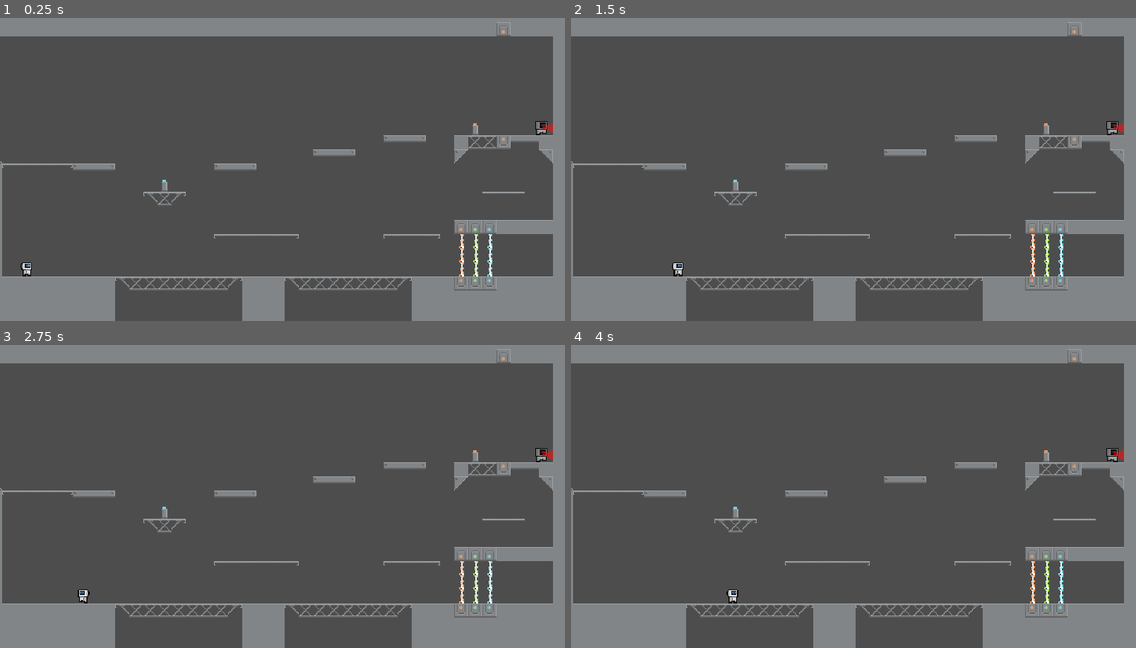
Above: before the commit, frames 1-4 (two rows, left to right).
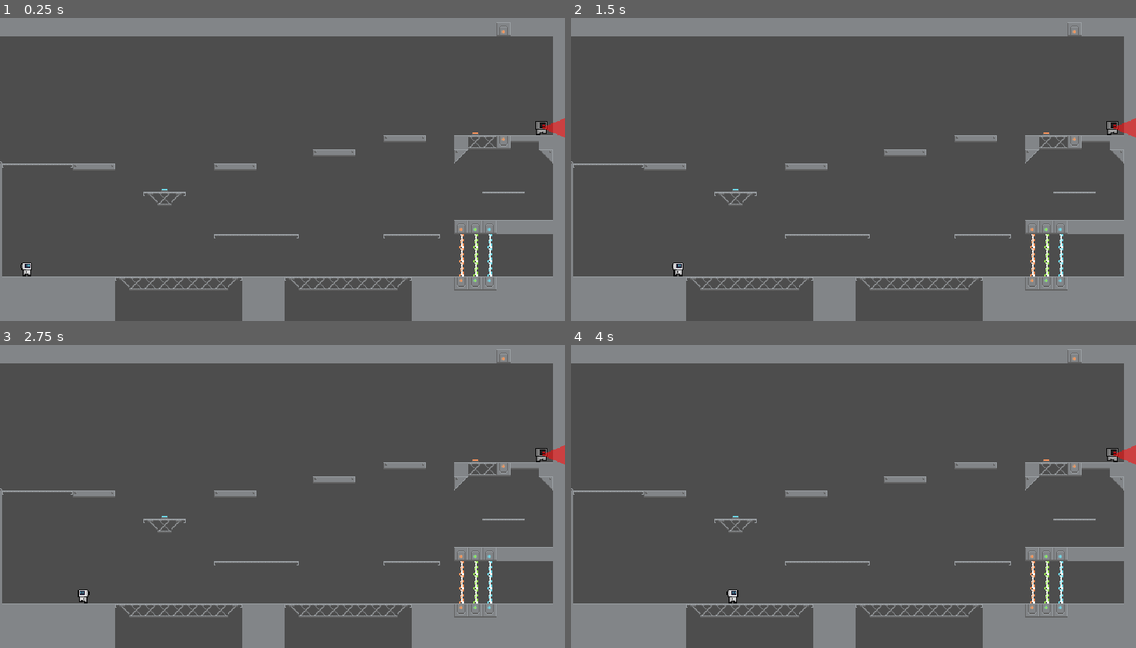
Above: after the commit, the same moments.

Repository: SawolTesf/ByteBound
Game: Godot game, scene res://Scenes/Levels/level_03.tscn
The game is run twice, just before and just after one commit, with the same random seed, the same clock (stepped at 60 frames per second) and the same inputs. This scene is started directly instead of the project's main scene.
Inputs (mouse positions are in pixels of both pictures, inside the frame that each line leads up to):
- Up to frame 1 (0.25 s): no input
- Up to frame 2 (1.5 s): tap Enter (ui_accept) at 0.5, 0.77 s; move the mouse to (977, 145) at 0.52 s; hold Right (ui_right) from 0.53 s (still down); move the mouse to (740, 178) at 1.27 s
- Up to frame 3 (2.75 s): tap Enter (ui_accept) at 1.52 s; move the mouse to (339, 417) at 2.02 s; release Right (ui_right) at 2.03 s; hold Left (ui_left) from 2.03 s (still down)
- Up to frame 4 (4 s): move the mouse to (825, 554) at 2.77 s; release Left (ui_left) at 2.78 s; hold Right (ui_right) from 2.78 s (still down); tap Enter (ui_accept) at 3.02, 3.77 s; move the mouse to (1023, 535) at 3.52 s

The runs differ from the first frame. In frame 1, 0.2% of the frame differs, in the area x 28-100%, y 33-57%; in frame 2, 0.2%; in frame 3, 0.2%; in frame 4, 0.2%.

Commit message:
Added signal to pressure plate

Diff:
--- a/game/Actors/Player/player.gd
+++ b/game/Actors/Player/player.gd
@@ -10,6 +10,7 @@
 @export var player_move: MoveStats
 
 var push_force: float = 50
+
 
 
 # Track when the player should die then process it in _process
--- /dev/null
+++ b/game/Objects/InteractableTile/BluePlate_Unpressed.tscn
@@ -0,0 +1,34 @@
+[gd_scene load_steps=6 format=3 uid="uid://vlr27ltyol87"]
+
+[ext_resource type="Script" path="res://Objects/InteractableTile/Interactable.gd" id="1_do1t1"]
+[ext_resource type="Texture2D" uid="uid://bpg3bvy83vtsr" path="res://Assets/Terrain/Tiles/Buttons.png" id="2_3s2r7"]
+
+[sub_resource type="RectangleShape2D" id="RectangleShape2D_mhipb"]
+size = Vector2(8, 2)
+
+[sub_resource type="AtlasTexture" id="AtlasTexture_mquvb"]
+atlas = ExtResource("2_3s2r7")
+region = Rect2(96, 0, 16, 16)
+
+[sub_resource type="SpriteFrames" id="SpriteFrames_ivp5c"]
+animations = [{
+"frames": [{
+"duration": 1.0,
+"texture": SubResource("AtlasTexture_mquvb")
+}],
+"loop": true,
+"name": &"default",
+"speed": 5.0
+}]
+
+[node name="BluePlateUnpressed" type="Area2D"]
+script = ExtResource("1_do1t1")
+
+[node name="CollisionShape2D" type="CollisionShape2D" parent="."]
+position = Vector2(0, 6)
+shape = SubResource("RectangleShape2D_mhipb")
+
+[node name="Sprite2D" type="AnimatedSprite2D" parent="."]
+sprite_frames = SubResource("SpriteFrames_ivp5c")
+
+[connection signal="body_entered" from="." to="." method="_on_body_entered"]
--- /dev/null
+++ b/game/Objects/InteractableTile/Interactable.gd
@@ -0,0 +1,8 @@
+class_name Interactable extends Area2D
+
+signal plate_pressed
+
+func _on_body_entered(body: Node2D) -> void:
+	if body.is_in_group("Player"):
+		plate_pressed.emit()
+		print("Pressure plate pressed")
--- a/game/Scenes/Levels/level_03.tscn
+++ b/game/Scenes/Levels/level_03.tscn
@@ -1,10 +1,11 @@
-[gd_scene load_steps=10 format=4 uid="uid://b7ln43q63g0qr"]
+[gd_scene load_steps=12 format=4 uid="uid://b7ln43q63g0qr"]
 
 [ext_resource type="Texture2D" uid="uid://dutgyst0qpw0c" path="res://Assets/Terrain/Tiles/ShipTiles.png" id="1_6lny8"]
 [ext_resource type="Texture2D" uid="uid://bpg3bvy83vtsr" path="res://Assets/Terrain/Tiles/Buttons.png" id="2_f3diu"]
 [ext_resource type="PackedScene" uid="uid://5rdkceb8frqw" path="res://Actors/Player/Player.tscn" id="2_fs2j8"]
 [ext_resource type="PackedScene" uid="uid://bbnivbfgvtu3c" path="res://Actors/Enemy/Enemy.tscn" id="3_0t8m1"]
 [ext_resource type="Texture2D" uid="uid://mj4583kt7c2b" path="res://Assets/Terrain/Tiles/BarrierTiles.png" id="3_titwa"]
+[ext_resource type="PackedScene" uid="uid://vlr27ltyol87" path="res://Objects/InteractableTile/BluePlate_Unpressed.tscn" id="6_xndom"]
 
 [sub_resource type="TileSetAtlasSource" id="TileSetAtlasSource_rbrjd"]
 texture = ExtResource("1_6lny8")
@@ -163,16 +164,20 @@
 [sub_resource type="TileSetAtlasSource" id="TileSetAtlasSource_2tujk"]
 texture = ExtResource("2_f3diu")
 0:0/0 = 0
+0:0/0/physics_layer_0/polygon_0/points = PackedVector2Array(-4, -5, 4, -5, 4, 8, -4, 8)
 1:0/0 = 0
 2:0/0 = 0
+2:0/0/physics_layer_0/polygon_0/points = PackedVector2Array(-3, 5, 3, 5, 4, 8, -4, 8)
 3:0/0 = 0
 4:0/0 = 0
 5:0/0 = 0
 6:0/0 = 0
+6:0/0/physics_layer_0/polygon_0/points = PackedVector2Array(-3, 5, 3, 5, 4, 8, -4, 8)
 7:0/0 = 0
 8:0/0 = 0
 9:0/0 = 0
 10:0/0 = 0
+10:0/0/physics_layer_0/polygon_0/points = PackedVector2Array(-3, 5, 3, 5, 4, 8, -4, 8)
 11:0/0 = 0
 12:0/0 = 0
 
@@ -183,41 +188,72 @@
 0:0/animation_frame_1/duration = 0.2
 0:0/animation_frame_2/duration = 0.2
 0:0/0 = 0
-0:0/0/physics_layer_0/polygon_0/points = PackedVector2Array(-8, -8, 8, -8, 8, 8, -8, 8)
+0:0/0/physics_layer_0/polygon_0/points = PackedVector2Array(-2, -8, 4, -8, 4, 8, -2, 8)
 3:0/animation_columns = 3
 3:0/animation_frame_0/duration = 0.2
 3:0/animation_frame_1/duration = 0.2
 3:0/animation_frame_2/duration = 0.2
 3:0/0 = 0
-3:0/0/physics_layer_0/polygon_0/points = PackedVector2Array(-8, -8, 8, -8, 8, 8, -8, 8)
+3:0/0/physics_layer_0/polygon_0/points = PackedVector2Array(-2, -8, 4, -8, 4, 8, -2, 8)
 6:0/animation_columns = 3
 6:0/animation_frame_0/duration = 0.2
 6:0/animation_frame_1/duration = 0.2
 6:0/animation_frame_2/duration = 0.2
 6:0/0 = 0
-6:0/0/physics_layer_0/polygon_0/points = PackedVector2Array(-8, -8, 8, -8, 8, 8, -8, 8)
+6:0/0/physics_layer_0/polygon_0/points = PackedVector2Array(-2, -8, 4, -8, 4, 8, -2, 8)
 
 [sub_resource type="TileSet" id="TileSet_uln2h"]
 physics_layer_0/collision_layer = 1
 physics_layer_0/collision_mask = 0
+custom_data_layer_0/name = "PressurePlate"
+custom_data_layer_0/type = 2
 sources/0 = SubResource("TileSetAtlasSource_rbrjd")
 sources/1 = SubResource("TileSetAtlasSource_2tujk")
 sources/2 = SubResource("TileSetAtlasSource_7tb2o")
 
+[sub_resource type="GDScript" id="GDScript_t4hwd"]
+script/source = "extends TileMapLayer
+
+func _physics_process(delta: float) -> void:
+	if Input.is_action_just_pressed(\"mouse\"):
+		var mouse_pos = get_global_mouse_position()
+		var mouse_map_pos = local_to_map(to_local(mouse_pos))
+		var atlas_coords = get_cell_atlas_coords(mouse_map_pos)
+
+		if atlas_coords == Vector2i(11, 12):
+			print(\"PRESSED\")
+
+
+# Called when the node enters the scene tree for the first time.
+func _ready() -> void:
+	pass # Replace with function body.
+
+
+# Called every frame. 'delta' is the elapsed time since the previous frame.
+func _process(delta: float) -> void:
+	pass
+"
+
 [node name="Level03" type="Node2D"]
 
 [node name="Level" type="Node" parent="."]
 
 [node name="Ground" type="TileMapLayer" parent="Level"]
 position = Vector2(2, 5)
-tile_map_data = PackedByteArray("AAABABYAAAABAAMAAAACABYAAAA …(5704 unchanged characters)… bABMAAAAHAAAAAAAcABMAAAAIAAAAAAAhAAgAAQAAAAAAAAALAAwAAQAEAAAAAAD8/wkAAQAIAAAAAAAiABIAAgAAAAAAAAAiABEAAgAAAAAAAAAi …(114 unchanged characters)…
+tile_map_data = PackedByteArray("AAABABYAAAABAAMAAAACABYAAAA …(5704 unchanged characters)… bABMAAAAHAAAAAAAcABMAAAAIAAAAAAAhAAgAAQACAAAAAAD8/wkAAQAKAAAAAAAiABIAAgAAAAAAAAAiABEAAgAAAAAAAAAi …(114 unchanged characters)…
 tile_set = SubResource("TileSet_uln2h")
+script = SubResource("GDScript_t4hwd")
 
 [node name="Player" parent="." instance=ExtResource("2_fs2j8")]
 position = Vector2(30, 300)
 
-[node name="Enemy" parent="." instance=ExtResource("3_0t8m1")]
+[node name="Enemy" type="Node" parent="."]
+
+[node name="Enemy" parent="Enemy" instance=ExtResource("3_0t8m1")]
 position = Vector2(-158, 151)
 
-[node name="Enemy2" parent="." instance=ExtResource("3_0t8m1")]
+[node name="Enemy2" parent="Enemy" instance=ExtResource("3_0t8m1")]
 position = Vector2(613, 138)
+
+[node name="BluePlateUnpressed" parent="." instance=ExtResource("6_xndom")]
+position = Vector2(186, 205)
--- a/game/Scenes/level_template.gd
+++ b/game/Scenes/level_template.gd
@@ -1 +1,5 @@
 class_name LevelTemplate extends Node2D
+
+
+func _on_exit_door_door_entered() -> void:
+	pass # Replace with function body.
--- a/game/project.godot
+++ b/game/project.godot
@@ -58,6 +58,11 @@
 , Object(InputEventKey,"resource_local_to_scene":false,"resource_name":"","device":-1,"window_id":0,"alt_pressed":false …(183 unchanged characters)…
 ]
 }
+mouse={
+"deadzone": 0.5,
+"events": [Object(InputEventMouseButton,"resource_local_to_scene":false,"resource_name":"","device":-1,"window_id":0,"alt_pressed":false,"shift_pressed":false,"ctrl_pressed":false,"meta_pressed":false,"button_mask":1,"position":Vector2(101, 11),"global_position":Vector2(110, 57),"factor":1.0,"button_index":1,"canceled":false,"pressed":true,"double_click":false,"script":null)
+]
+}
 
 [layer_names]
 
Binary file added: game/Assets/Terrain/Tiles/Door.aseprite
Not shown, added: game/Assets/Terrain/Tiles/Door.aseprite.import
Binary file added: game/Assets/Terrain/Tiles/Door.png
Not shown, added: game/Assets/Terrain/Tiles/Door.png.import
